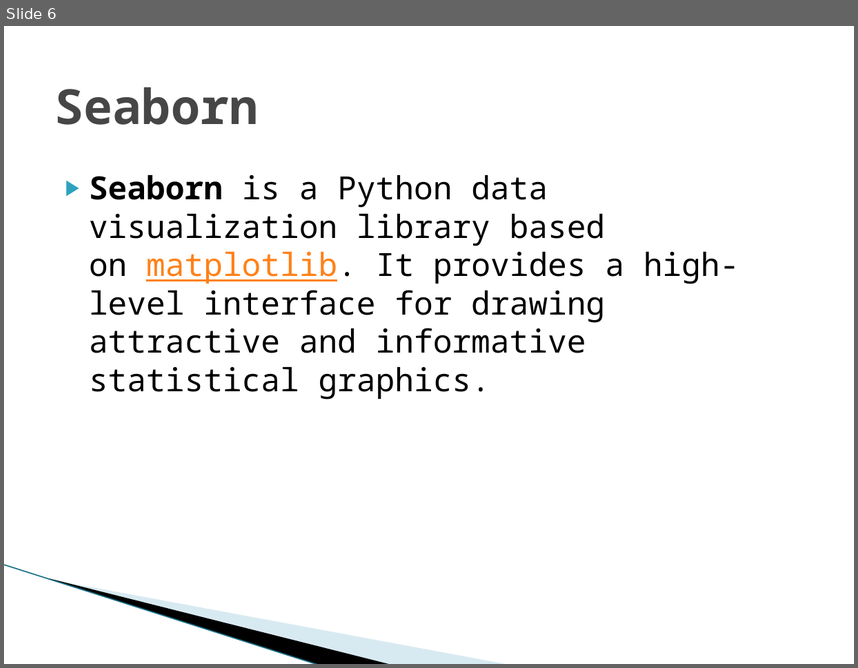
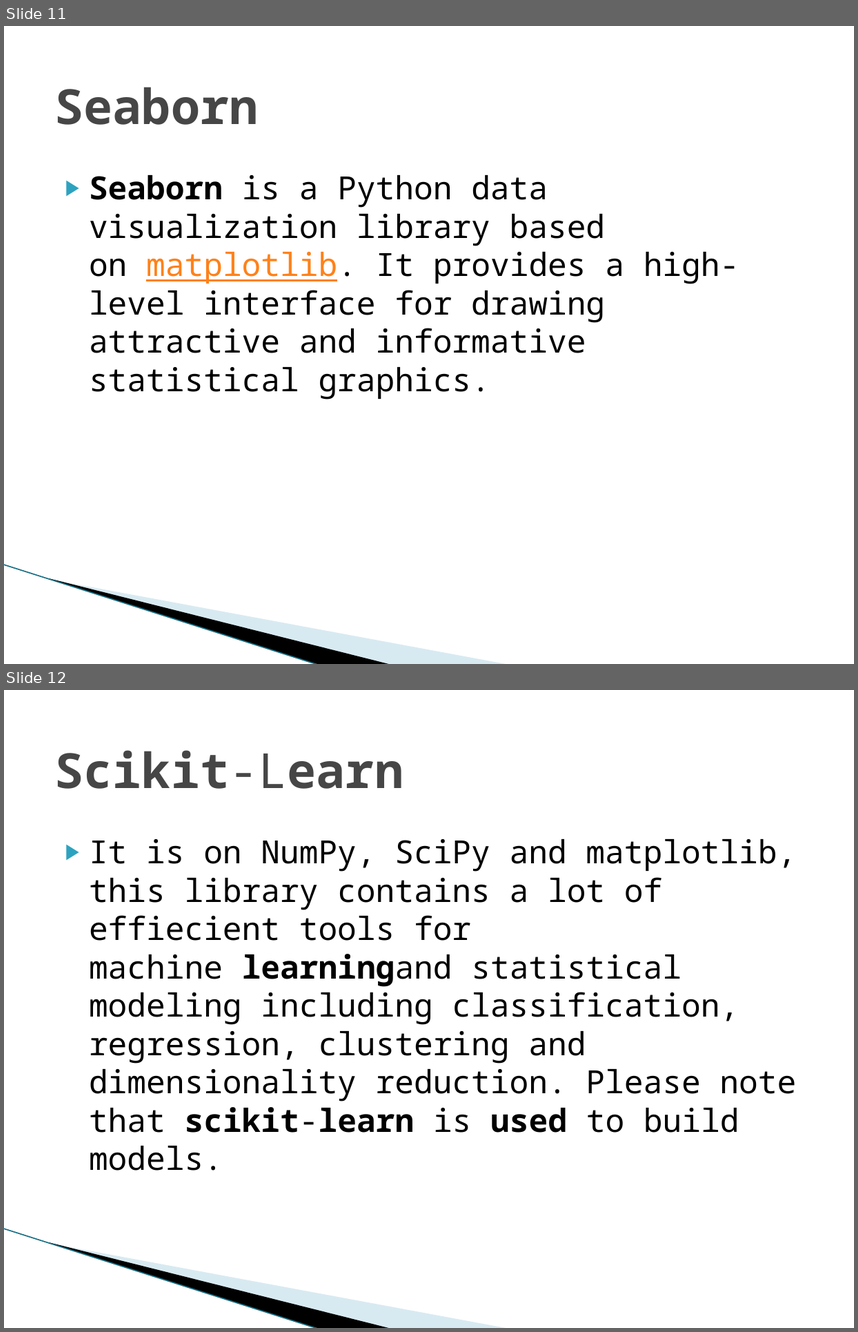
Before and after one commit to vijayakumarSankaran/Hello-GitHub, a slide deck: Artificial Intelligent With DataScience_Presentation.pptx. Shown one above the other, each under a label of ours: slide 6 before the commit, slides 11 and 12 after it. The pictures are 858x668 and 858x1332 pixels, drawn with LibreOffice and Linux fonts; fonts in the diff are those of the drawing; background and template pictures are left out. Boxes give left, top, right and bottom in pixels: in the first picture for what was removed or moved away, otherwise in the second. Text is boxed around its words. In the diff, an @@ line names an element or a change of style, - is before the commit and + after.

```diff
--- a/Artificial Intelligent With DataScience_Presentation.pptx
+++ b/Artificial Intelligent With DataScience_Presentation.pptx
@@ slide 12 added at [4,690,854,1328], background #FFFFFF; not listed: 3 template elements that a slide beside it also shows @@
@@ title added at [55,750,404,789], 41 pt, text #464646, bold @@
+Scikit-Learn
@@ text added at [89,839,796,1170], 27 pt, text #000000 @@
+▶ It is on NumPy, SciPy and matplotlib, this library contains a lot of effiecient tools for machine learningand statistical modeling including classification, regression, clustering and dimensionality reduction. Please note that scikit-learn is used to build models.
@@ what was slide 6 is now slide 11 @@
```
Also in this commit, not shown: 5 other slides added.
